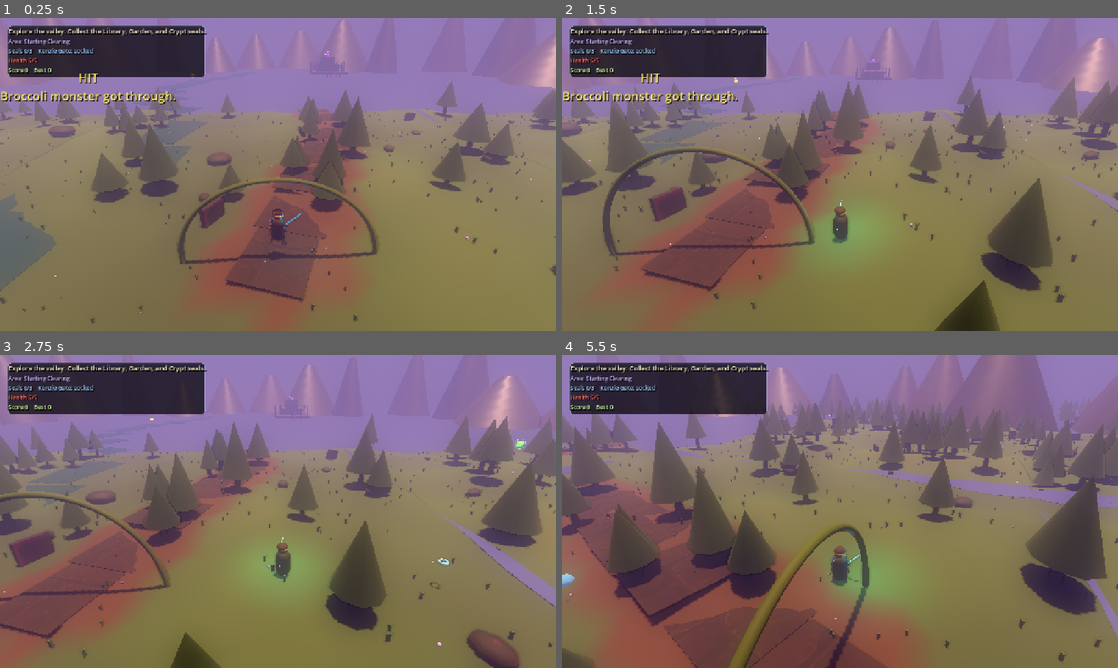
Above: before the commit, frames 1-4 (two rows, left to right).
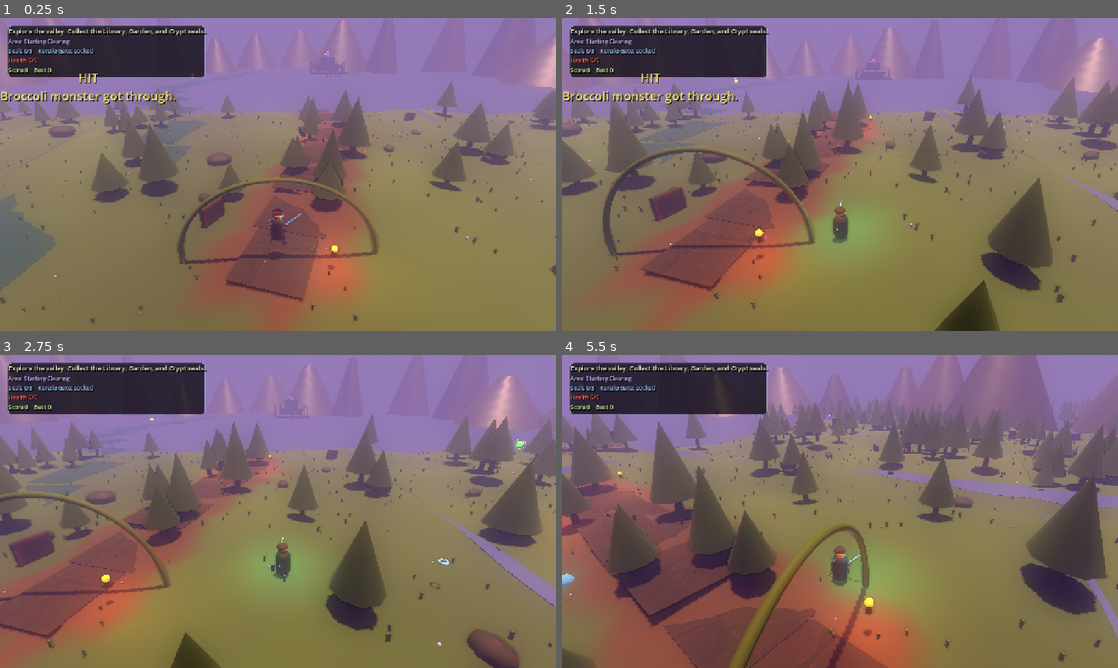
Above: after the commit, the same moments.

Repository: jfeldman9-rgb/RileyDungeonMaster
Game: Godot game, scene res://scenes/open_world_prototype.tscn
Same seed, same stepped clock (60 frames per second), same inputs: the game is played once before the commit and once after it.
Inputs (mouse positions are in pixels of both pictures, inside the frame that each line leads up to):
- Up to frame 1 (0.25 s): no input
- Up to frame 2 (1.5 s): tap Enter (ui_accept) at 0.5, 0.77 s; move the mouse to (962, 158) at 0.52 s; hold D (move_right) 0.53-1.25 s; hold Shift (dash) 0.53-1.25 s; click (962, 158) at 0.67 s; drag from (728, 190) to (812, 237) at 1.27 s
- Up to frame 3 (2.75 s): move the mouse to (333, 442) at 2.02 s; hold D (move_right) from 2.03 s (still down); hold F (throw_star) from 2.03 s (still down)
- Up to frame 4 (5.5 s): release D (move_right) at 2.75 s; release F (throw_star) at 2.75 s; drag from (812, 574) to (673, 464) at 2.77 s; move the mouse to (1006, 558) at 3.52 s; hold A (move_left) 3.53-4.25 s; hold E 3.53-4.25 s; tap Enter (ui_accept) at 3.77 s; drag from (673, 464) to (756, 433) at 4.27 s; move the mouse to (867, 511) at 5.02 s; hold S (move_down) from 5.03 s (still down); tap B at 5.1 s; click (867, 511) at 5.17 s

The runs differ from the first frame. In frame 1, 2.1% of the frame differs, in the area x 49-68%, y 37-92%; in frame 2, 2.5%; in frame 3, 2.5%; in frame 4, 4.3%, in the area x 0-65%, y 36-100%.

Commit message:
Add lantern-lit adventure paths

Diff:
--- a/scripts/world_chunk.gd
+++ b/scripts/world_chunk.gd
@@ -148,6 +148,10 @@
 			var local_pos := Vector3(world_pos.x - position.x, 0.0, world_pos.z - position.z)
 			local_pos.y = sample_height(local_pos.x, local_pos.z) + 0.045
 			_add_path_slab(local_pos, dir, 3.8 + sin(t * PI) * 1.4)
+			if i % 5 == 0:
+				var side := Vector3(-dir.z, 0.0, dir.x) * (2.9 if (i / 5) % 2 == 0 else -2.9)
+				var lantern_pos := local_pos + side + Vector3.UP * 1.05
+				_add_torch(lantern_pos, Color(1.0, 0.52, 0.18))
 
 
 func _add_path_slab(local_pos: Vector3, dir: Vector3, width: float) -> void:
